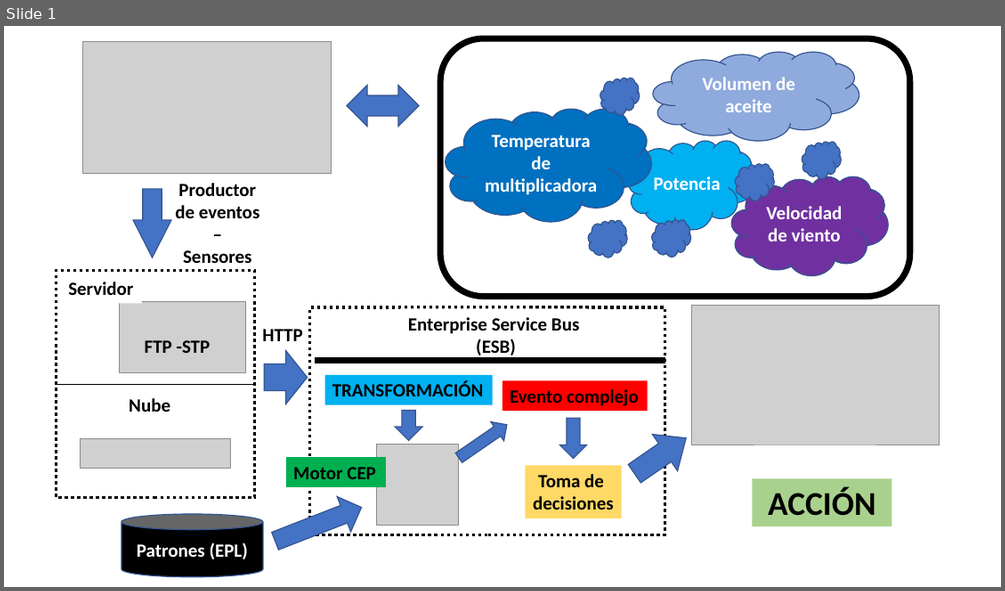
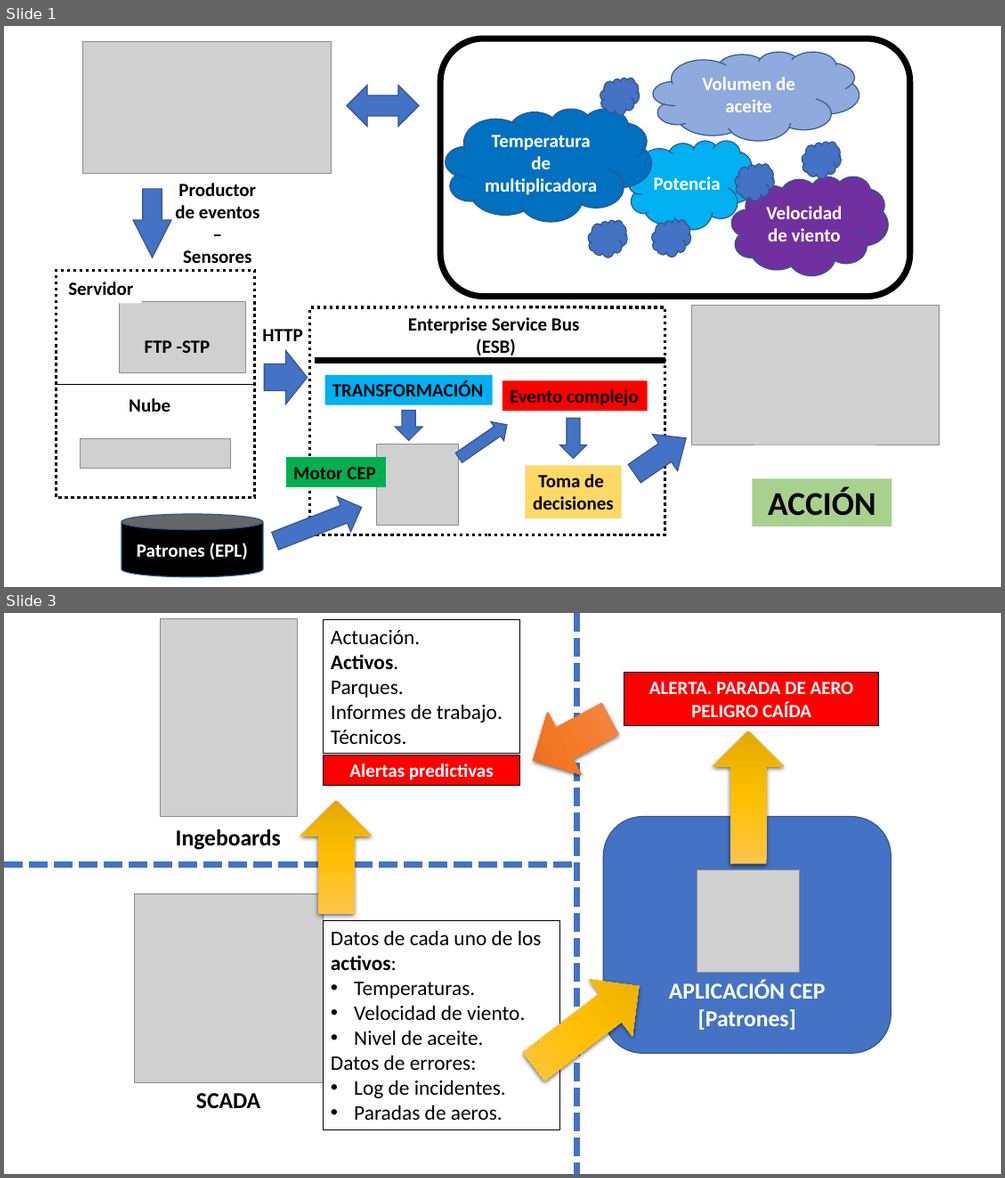
Before and after one commit to kikejosan/EolicSimulatorCEP, a slide deck: docs/Diagrama de arquitectura.pptx. Shown one above the other, each under a label of ours: slide 1 before the commit, slides 1 and 3 after it; the slides between them are not shown. The pictures are 1005x591 and 1005x1178 pixels, drawn with LibreOffice and Linux fonts; fonts in the diff are those of the drawing; grey boxes stand for pictures. Boxes give left, top, right and bottom in pixels: in the first picture for what was removed or moved away, otherwise in the second. Text is boxed around its words. In the diff, an @@ line names an element or a change of style, - is before the commit and + after.

```diff
--- a/docs/Diagrama de arquitectura.pptx
+++ b/docs/Diagrama de arquitectura.pptx
@@ slide 3 added at (4, 613, 1001, 1174), background #FFFFFF @@
@@ picture added at (161, 618, 297, 817) @@
@@ rectangle added at (324, 620, 520, 753), outline #000000 0.75 pt, 20 pt, text #000000 @@
+Actuación.
+Activos.
+Parques.
+Informes de trabajo.
+Técnicos.
@@ line added from (577, 613) to (577, 1174), #4472C4 6 pt dashed @@
@@ down arrow added at (516, 688, 627, 792), fill gradient #F18C57 to #F67B28 to #E56C19 @@
@@ rectangle added at (624, 672, 879, 725), fill #FF0000, outline #000000 0.75 pt, 18 pt, text #FFFFFF, bold @@
+ALERTA. PARADA DE AERO PELIGRO CAÍDA
@@ down arrow added at (713, 731, 784, 863), fill gradient #FFC64B to #FFC000 to #E3AB00 @@
@@ rectangle added at (324, 755, 520, 785), fill #FF0000, outline #000000 0.75 pt, 18 pt, text #FFFFFF, bold @@
+Alertas predictivas
@@ down arrow added at (301, 801, 372, 914), fill gradient #FFC64B to #FFC000 to #E3AB00 @@
@@ rounded rectangle added at (604, 817, 891, 1053), fill #4472C4, outline #325491 1 pt, 22 pt, text #FFFFFF, bold @@
+APLICACIÓN CEP
+[Patrones]
@@ text added at (176, 829, 281, 850), 22 pt, text #000000, bold @@
+Ingeboards
@@ line added from (4, 865) to (578, 865), #4472C4 6 pt dashed @@
@@ picture added at (697, 869, 800, 972) @@
@@ picture added at (135, 893, 324, 1082) @@
@@ rectangle added at (324, 921, 559, 1130), outline #000000 0.75 pt, 20 pt, text #000000 @@
+Datos de cada uno de los activos:
+• Temperaturas.
+• Velocidad de viento.
+• Nivel de aceite.
+Datos de errores:
+• Log de incidentes.
+• Paradas de aeros.
@@ down arrow added at (512, 957, 660, 1094), fill gradient #FFC64B to #FFC000 to #E3AB00 @@
@@ text added at (196, 1093, 260, 1108), 22 pt, text #000000, bold @@
+SCADA
```
Also in this commit, not shown: 2 other slides added, 42 other files.
